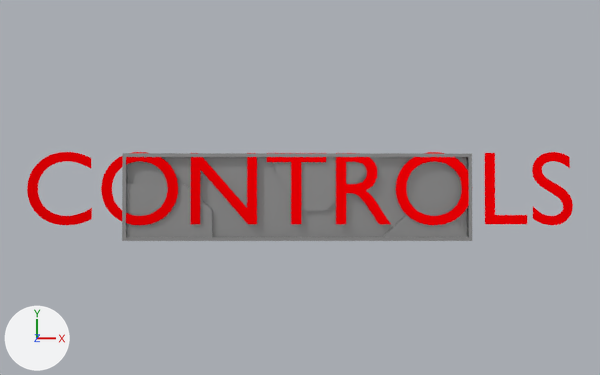
What one commit did to the Blender file assets/blends/ui/BUTTON_TEXTURE_BUILDER.blend.
The view is the same before and after, from a 50 mm camera at (-0.06, -0.15, 19.43) aimed at (0.06, 0.22, 0.18). Every picture has the same lights, and +X, +Y and +Z are marked at lower left. Text is drawn in Blender's own font.

The first picture shows 'BG', 'Text'.
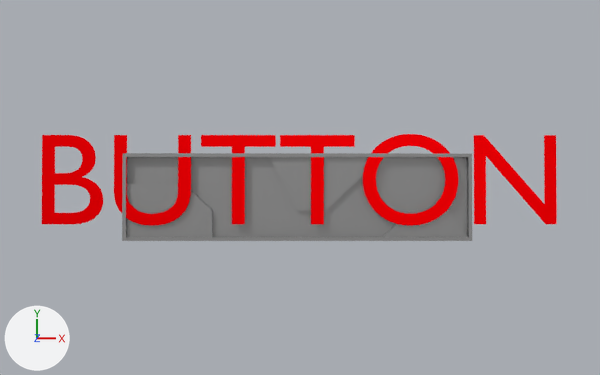
What differs and where, as boxes (x1, y1, x2, y2) in the pictures (600 x 375 px):
'Text', text changed
    before: (27, 152, 573, 225)
    after: (42, 134, 557, 226)

Patch to the scene script:
```diff
--- a/assets/blends/ui/BUTTON_TEXTURE_BUILDER.blend.py
+++ b/assets/blends/ui/BUTTON_TEXTURE_BUILDER.blend.py
@@ txt_text @@
 txt_text = bpy.data.curves.new('Text', 'FONT')
-txt_text.body = 'CONTROLS'
+txt_text.body = 'BUTTON'
 txt_text.materials.append(mat_material_002)
 txt_text.align_x = 'CENTER'
-txt_text.size = 1.6
+txt_text.size = 2.0
 txt_text.offset_x = 0.0358
```
